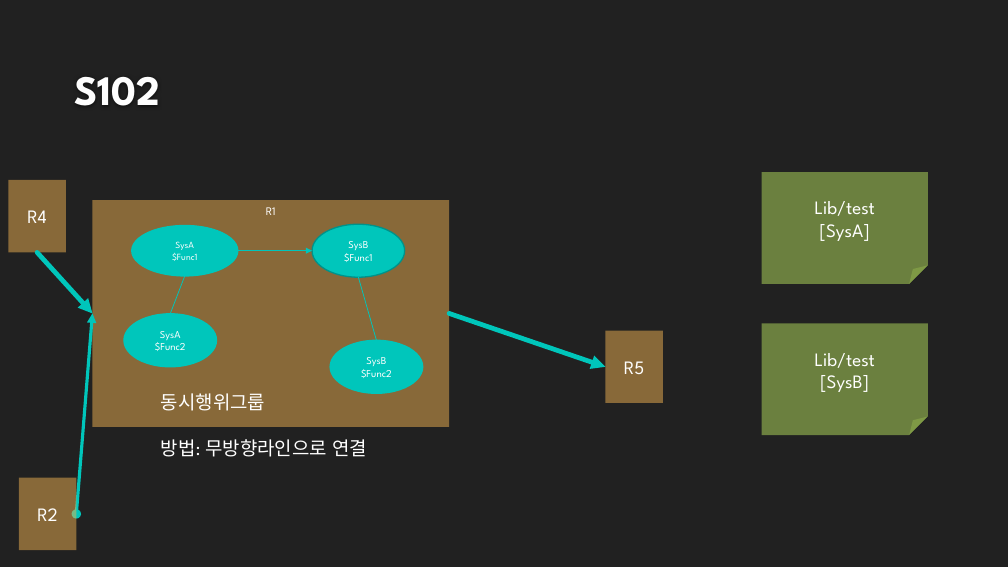
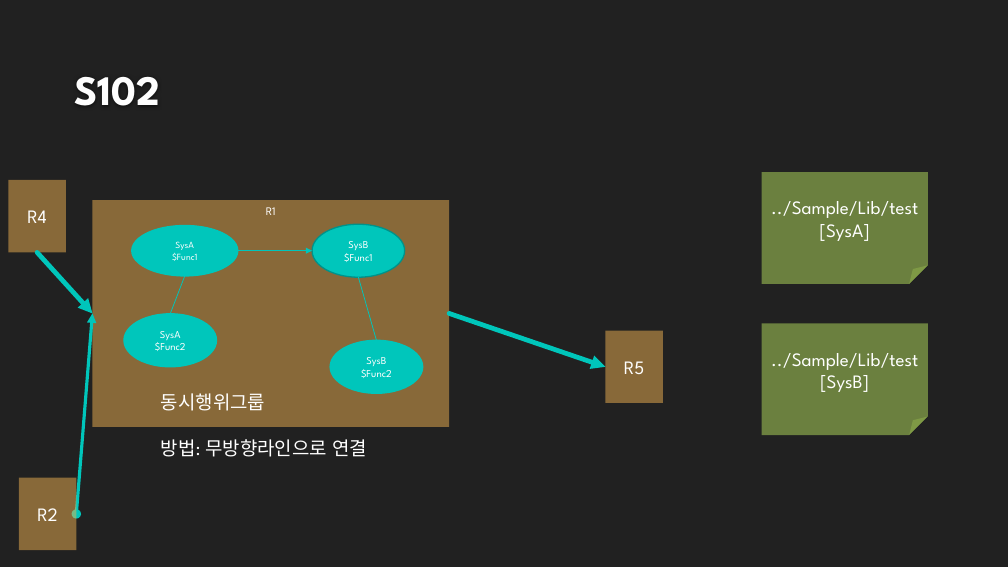
Before and after one commit to DualsoftDev/ds, a slide deck: slide 3 of DsDotNet/src/UnitTest/UnitTest.Engine/ImportOffice/ppt/T9_Group.pptx. Drawn at 1008x567 pixels with LibreOffice and Linux fonts; fonts in the diff are those of the drawing; background and template pictures are left out. Boxes give left, top, right and bottom in pixels: in the first picture for what was removed or moved away, otherwise in the second. Text is boxed around its words. In the diff, an @@ line names an element or a change of style, - is before the commit and + after.

```diff
--- a/DsDotNet/src/UnitTest/UnitTest.Engine/ImportOffice/ppt/T9_Group.pptx
+++ b/DsDotNet/src/UnitTest/UnitTest.Engine/ImportOffice/ppt/T9_Group.pptx
@@ text in folded corner at (771, 201, 918, 218): text changed @@
-Lib/test
+../Sample/Lib/test
@@ text in folded corner at (771, 353, 918, 370): text changed @@
-Lib/test
+../Sample/Lib/test
```
Also in this commit, not shown: 1 other slide changed, 55 other files.
